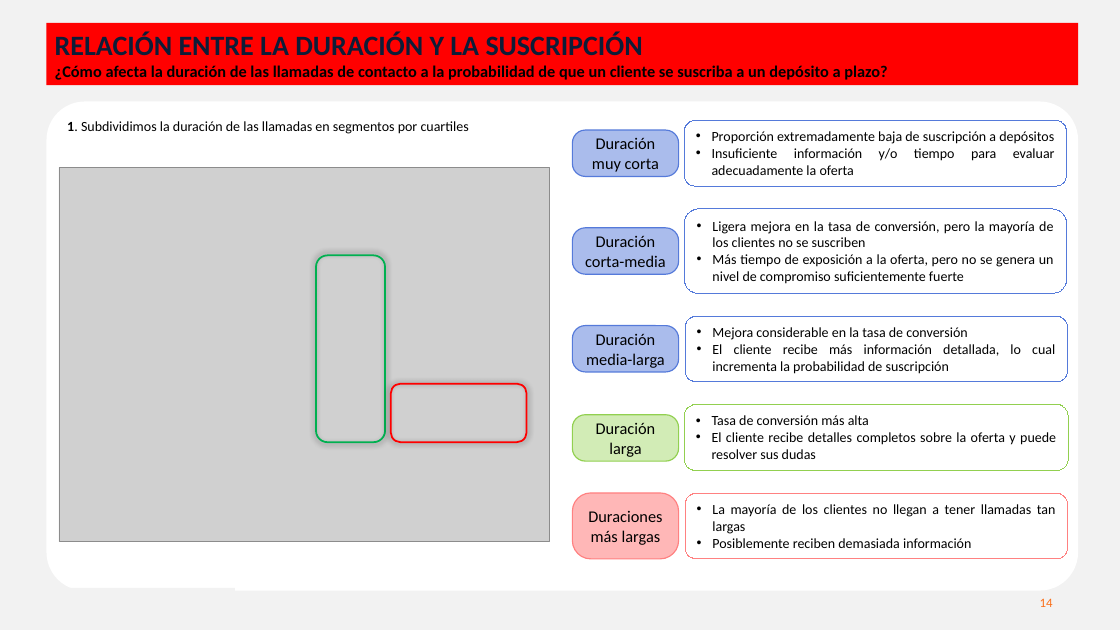
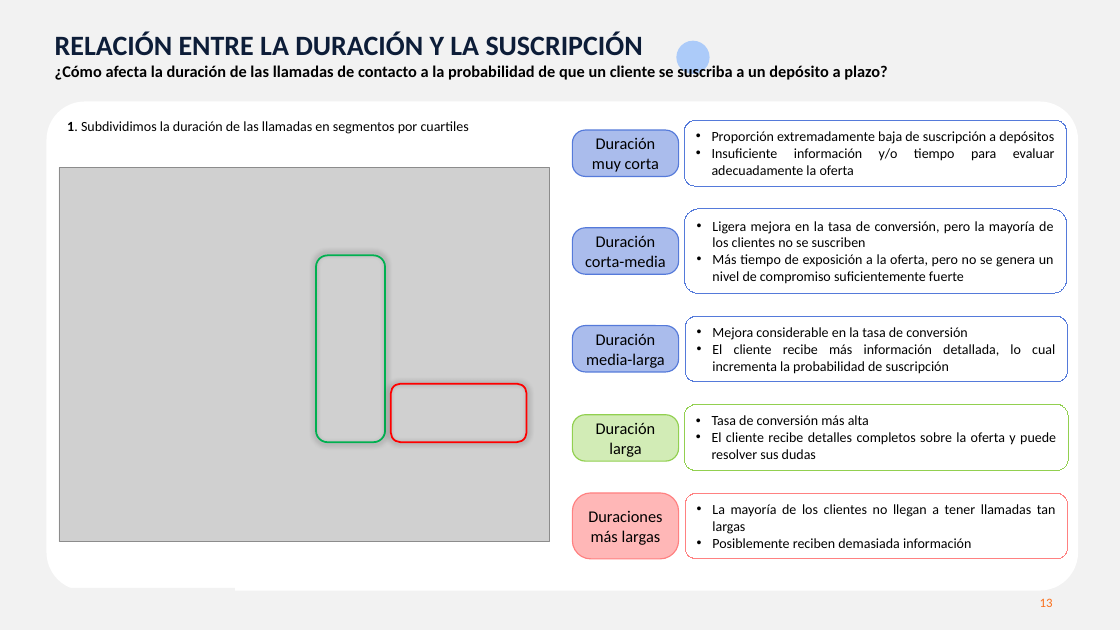
Before and after one commit to MarinaTorba/PersonalDataProrjects, a slide deck: slide 13 of Equip_B/results/D1_presentacion_Cliente.pptx (slide 14 before the commit). Drawn at 1120x630 pixels with LibreOffice and Linux fonts; fonts in the diff are those of the drawing; grey boxes stand for pictures. Boxes give left, top, right and bottom in pixels: in the first picture for what was removed or moved away, otherwise in the second. Text is boxed around its words. In the diff, an @@ line names an element or a change of style, - is before the commit and + after.

```diff
--- a/Equip_B/results/D1_presentacion_Cliente.pptx
+++ b/Equip_B/results/D1_presentacion_Cliente.pptx
@@ text "RELACIÓN ENTRE LA DURACIÓN Y ...": place and size @@
-text "RELACIÓN ENTRE LA DURACIÓN Y ..." at [46, 23, 1078, 85]
+text "RELACIÓN ENTRE LA DURACIÓN Y ..." at [55, 31, 887, 80]
@@ text "RELACIÓN ENTRE LA DURACIÓN Y ..." at [55, 31, 887, 80]: fill #FF0000 to none @@
@@ ellipse added at [676, 40, 710, 74], fill #ACCBF9 @@
@@ page number at [1040, 598, 1053, 607]: text changed @@
-14
+13
```
Also in this commit, not shown: 21 other slides changed, 1 slide removed.
